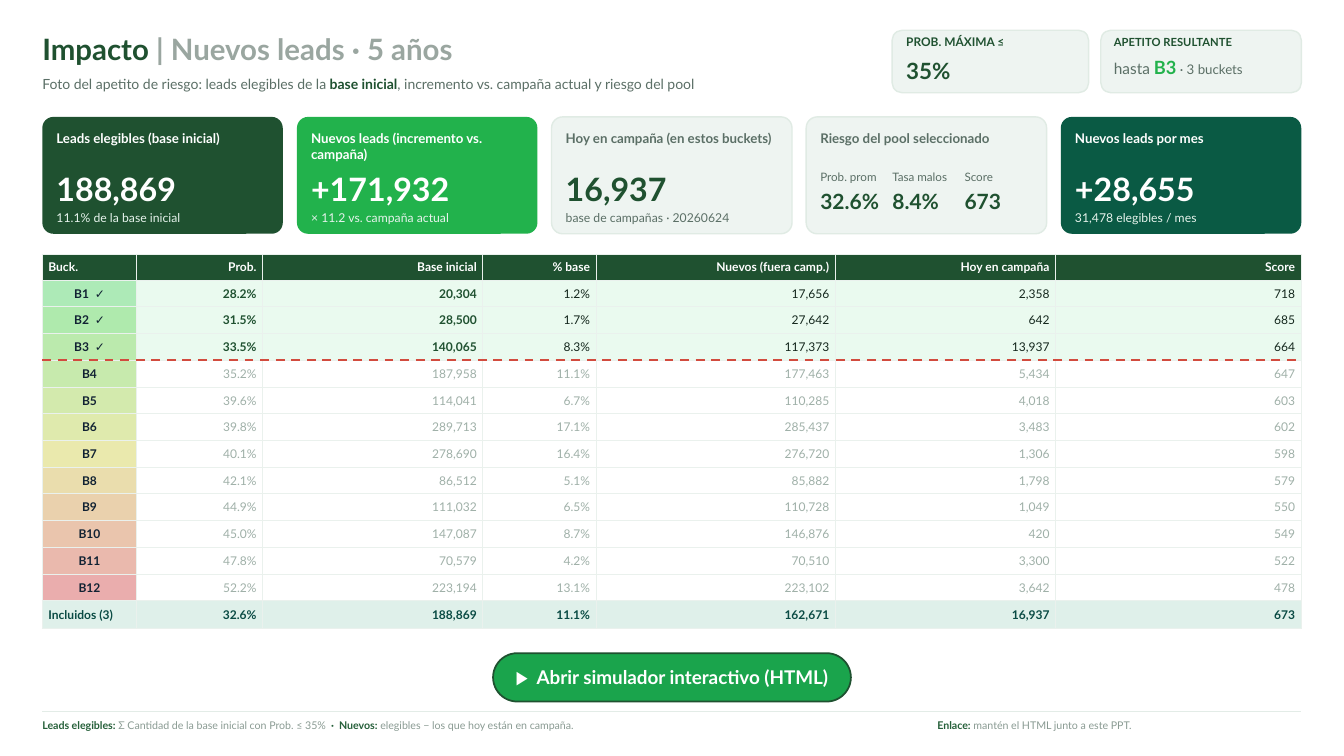
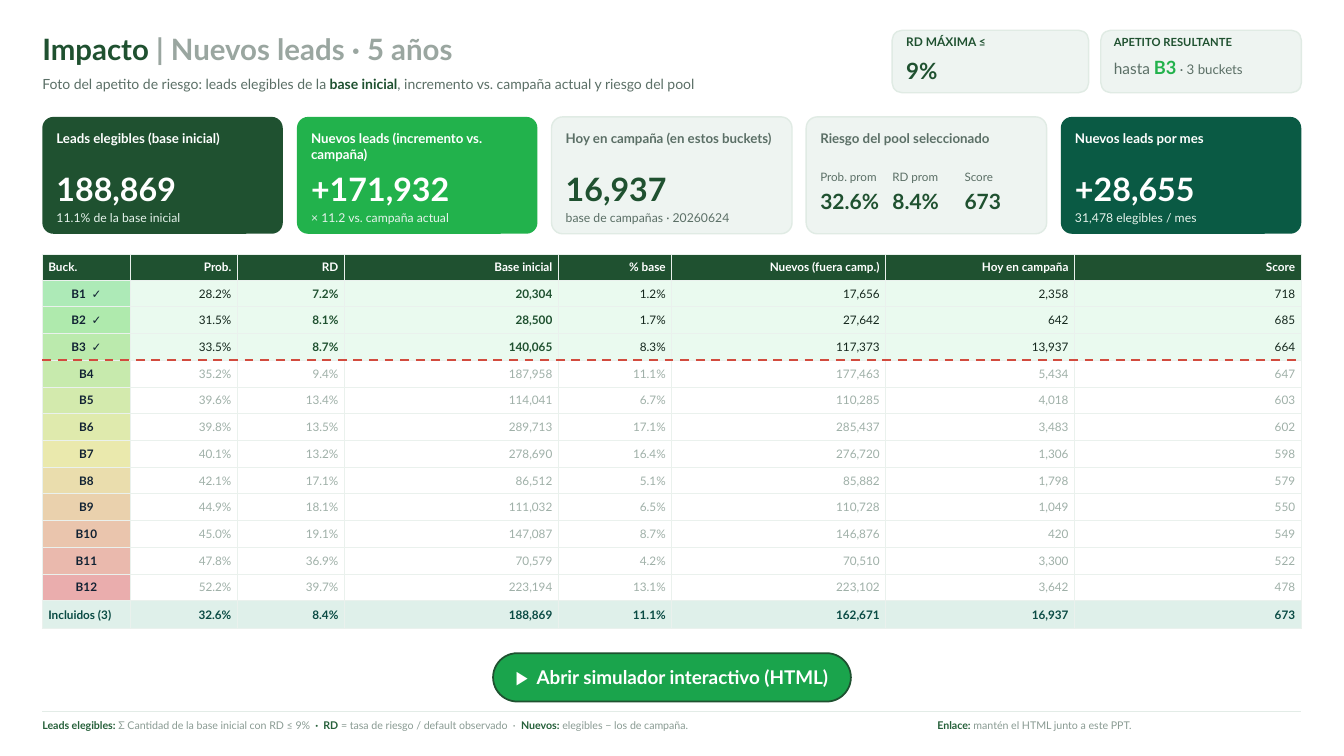
Before and after one commit to KARL961709/Controling, a slide deck: slide 1 of presentacion_impacto_5a_editable.pptx. Drawn at 1344x756 pixels with LibreOffice and Linux fonts; fonts in the diff are those of the drawing. Boxes give left, top, right and bottom in pixels: in the first picture for what was removed or moved away, otherwise in the second. Text is boxed around its words. In the diff, an @@ line names an element or a change of style, - is before the commit and + after.

```diff
--- a/presentacion_impacto_5a_editable.pptx
+++ b/presentacion_impacto_5a_editable.pptx
@@ text at [906, 36, 977, 46]: text changed @@
-PROB. MÁXIMA ≤
+RD MÁXIMA ≤
@@ text at [906, 62, 937, 79]: text changed @@
-35%
+9%
@@ text at [892, 172, 938, 183]: text changed @@
-Tasa malos
+RD prom
@@ table at [42, 254, 1300, 629] @@
+column 3: RD | 7.2% | 8.1% | 8.7% | 9.4% | 13.4% | 13.5% | 13.2% | 17.1% | 18.1% | 19.1% | 36.9% | 39.7% | 8.4%
@@ text at [42, 721, 688, 731]: text changed @@
-Leads elegibles: Σ Cantidad de la base inicial con Prob. ≤ 35% · Nuevos: elegibles − los que hoy están en campaña.
+Leads elegibles: Σ Cantidad de la base inicial con RD ≤ 9% · RD = tasa de riesgo / default observado · Nuevos: elegibles − los de campaña.
```
Also in this commit, not shown: 4 other files.
